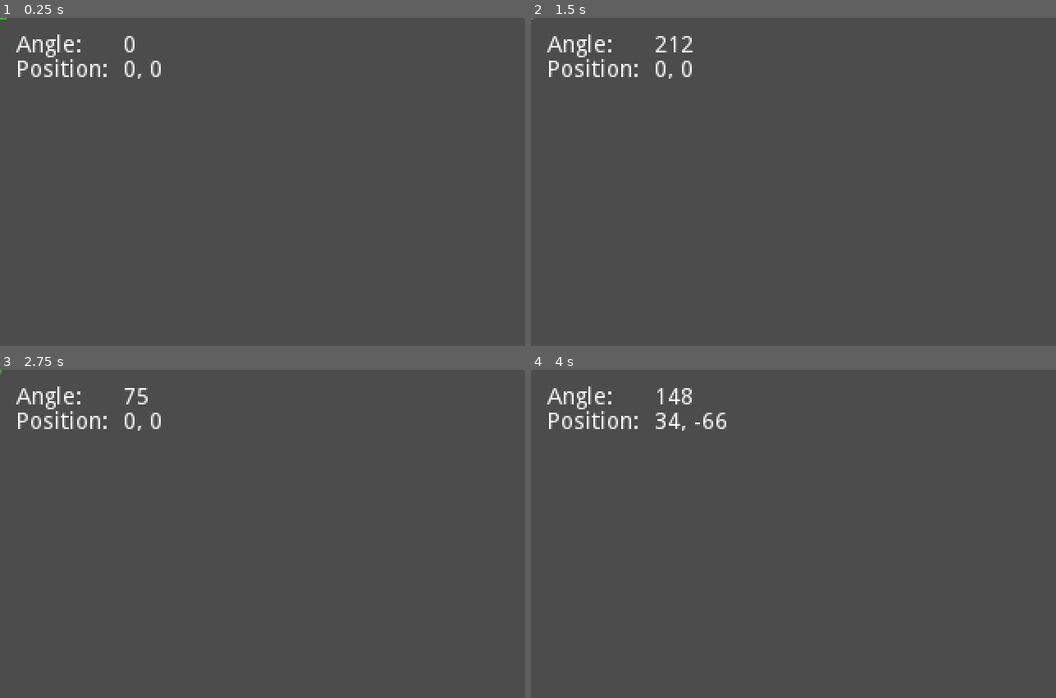
Above: before the commit, frames 1-4 (two rows, left to right).
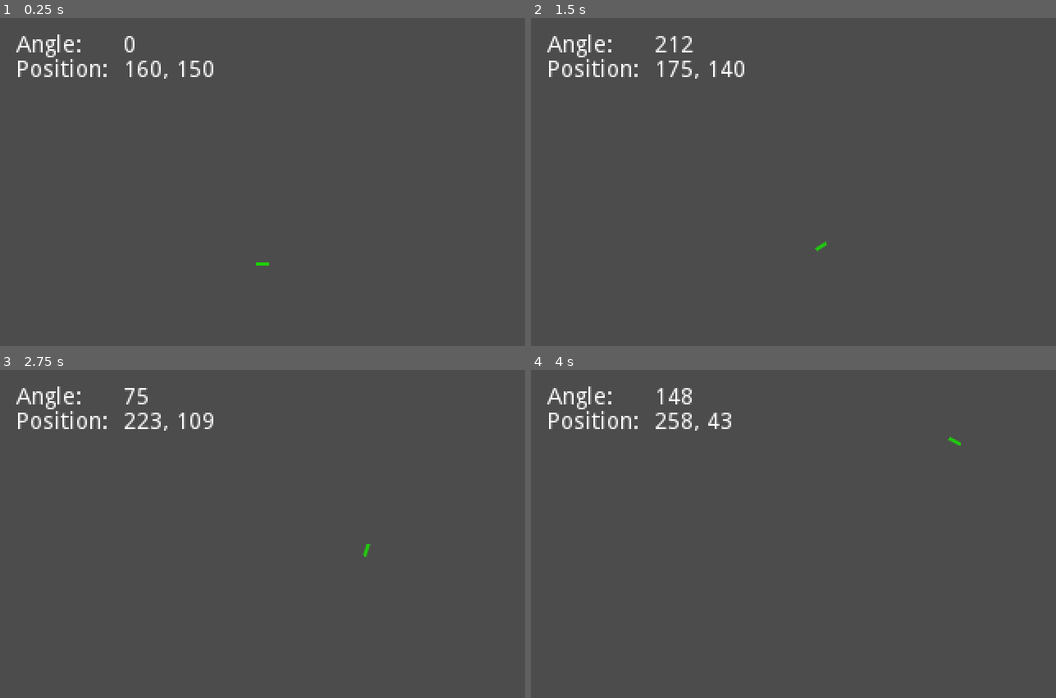
Above: after the commit, the same moments.

Repository: rdparedes/doom-godot
Game: Godot game, scene res://Main.tscn
Two runs of this game, one before a commit and one after it. Both use one fixed random seed, a clock stepped at 60 frames per second and the inputs below.
Inputs:
- Up to frame 1 (0.25 s): no input
- Up to frame 2 (1.5 s): tap Enter at 0.5 s; hold Right (ui_right) 0.53-1.28 s; hold Down (ui_down) from 1.28 s (still down)
- Up to frame 3 (2.75 s): release Down (ui_down) at 2.03 s; hold Right (ui_right) from 2.03 s (still down)
- Up to frame 4 (4 s): release Right (ui_right) at 2.78 s; hold Up (ui_up) 2.78-3.53 s; hold Left (ui_left) from 3.53 s (still down)

The runs differ from the first frame. In frame 1, 0.3% of the frame differs, in the area x 0-52%, y 0-76%; in frame 2, 0.4%; in frame 3, 0.4%; in frame 4, 0.4%, in the area x 23-82%, y 13-23%.

Commit message:
Changes player start position and clamps movement

Diff:
--- a/Main.gd
+++ b/Main.gd
@@ -5,9 +5,7 @@
 # var b = "textvar"
 
 func _ready():
-	# Called when the node is added to the scene for the first time.
-	# Initialization here
-	pass
+	$Player.position = $StartPosition.position
 
 func _process(delta):
 	$Debug.update_player_angle($Player.get_angle())
--- a/Main.tscn
+++ b/Main.tscn
@@ -16,3 +16,8 @@
 speed = 100
 
 [node name="Debug" parent="." index="1" instance=ExtResource( 3 )]
+
+[node name="StartPosition" type="Position2D" parent="." index="2"]
+
+position = Vector2( 160, 150 )
+_sections_unfolded = [ "Transform" ]
--- a/Player.gd
+++ b/Player.gd
@@ -2,6 +2,7 @@
 
 export (int) var angular_velocity
 export (int) var speed
+var screensize
 
 func get_angle():
 	return int(abs(rotation_degrees))
@@ -13,9 +14,7 @@
 	}
 
 func _ready():
-	# Called when the node is added to the scene for the first time.
-	# Initialization here
-	pass
+	screensize = get_viewport_rect().size
 
 func _process(delta):
 	if Input.is_action_pressed("ui_left"):
@@ -24,6 +23,8 @@
 		_rotate_right(delta)
 	if Input.is_action_pressed("ui_up"):
 		_move_forward(delta)
+	if Input.is_action_pressed("ui_down"):
+		_move_backwards(delta)
 
 func _rotate_right(delta):
 	rotation_degrees += (delta * angular_velocity)
@@ -38,3 +39,11 @@
 func _move_forward(delta):
 	position.x += (delta * speed) * cos(rotation)
 	position.y += (delta * speed) * sin(rotation)
+	position.x = clamp(position.x, 0, screensize.x)
+	position.y = clamp(position.y, 0, screensize.y)
+
+func _move_backwards(delta):
+	position.x -= (delta * speed) * cos(rotation)
+	position.y -= (delta * speed) * sin(rotation)
+	position.x = clamp(position.x, 0, screensize.x)
+	position.y = clamp(position.y, 0, screensize.y)
